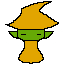
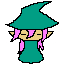
The second 64 x 64 image is a revision of the first. Changes to its layers:
painted on "Layer 2" over [10, 2, 57, 63]
